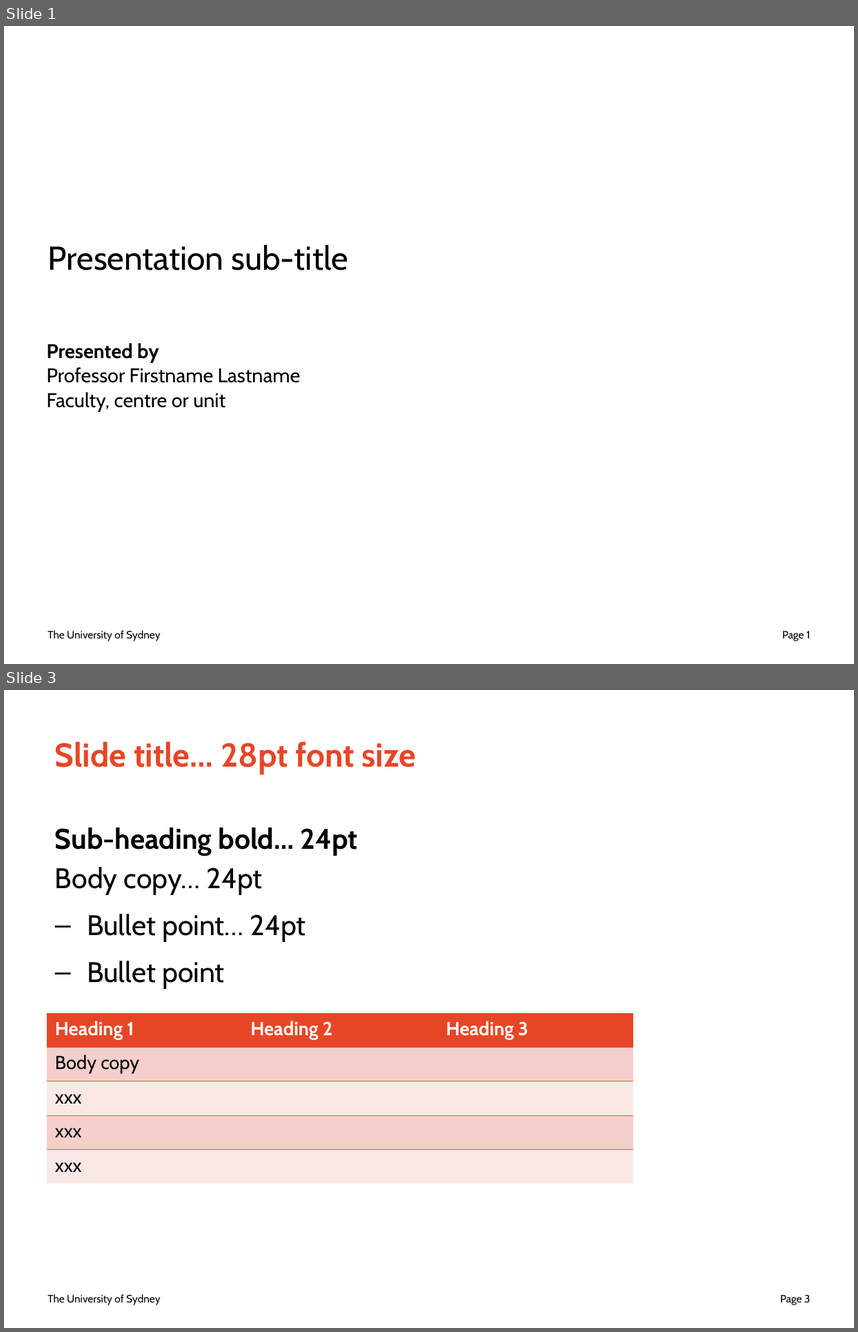
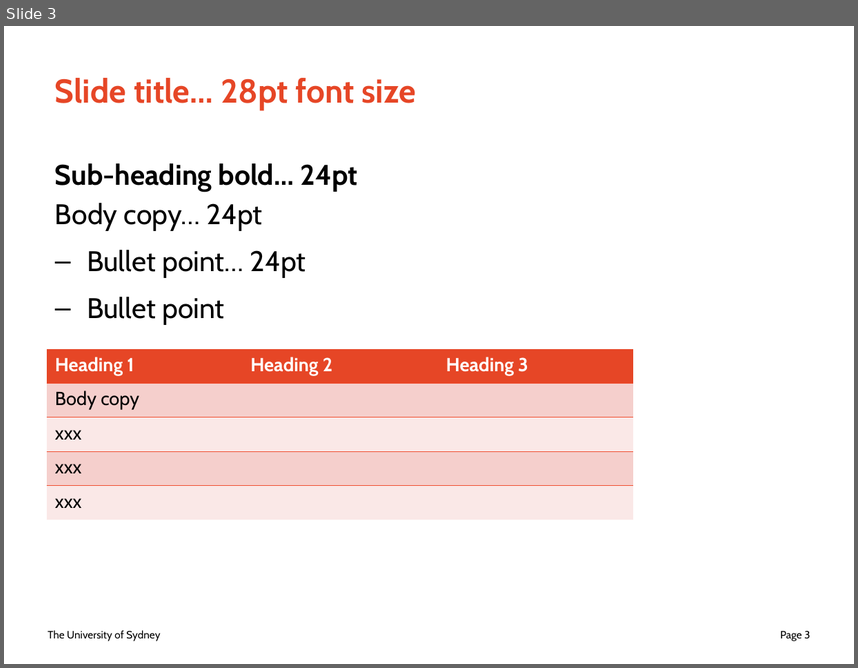
Before and after one commit to juicetin/honours, a slide deck: prez/honours_prez_v2.odp. Shown one above the other, each under a label of ours: slides 1 and 3 before the commit, slide 3 after it; the slides between them are not shown. The pictures are 858x1332 and 858x668 pixels, drawn with LibreOffice and Linux fonts; fonts in the diff are those of the drawing; background and template pictures are left out. Boxes give left, top, right and bottom in pixels: in the first picture for what was removed or moved away, otherwise in the second. Text is boxed around its words. In the diff, an @@ line names an element or a change of style, - is before the commit and + after.

```diff
--- a/prez/honours_prez_v2.odp
+++ b/prez/honours_prez_v2.odp
@@ slide 1 removed at [4, 26, 854, 664], background picture (left out); not listed: 2 template elements that a slide beside it also shows @@
@@ title removed at [48, 245, 348, 270] @@
-Presentation title
-Presentation sub-title
@@ text removed at [47, 343, 301, 412] @@
-Presented by
-Professor Firstname Lastname
-Faculty, centre or unit
```
Also in this commit, not shown: 1 slide changed, 1 slide added, 1 other file.
